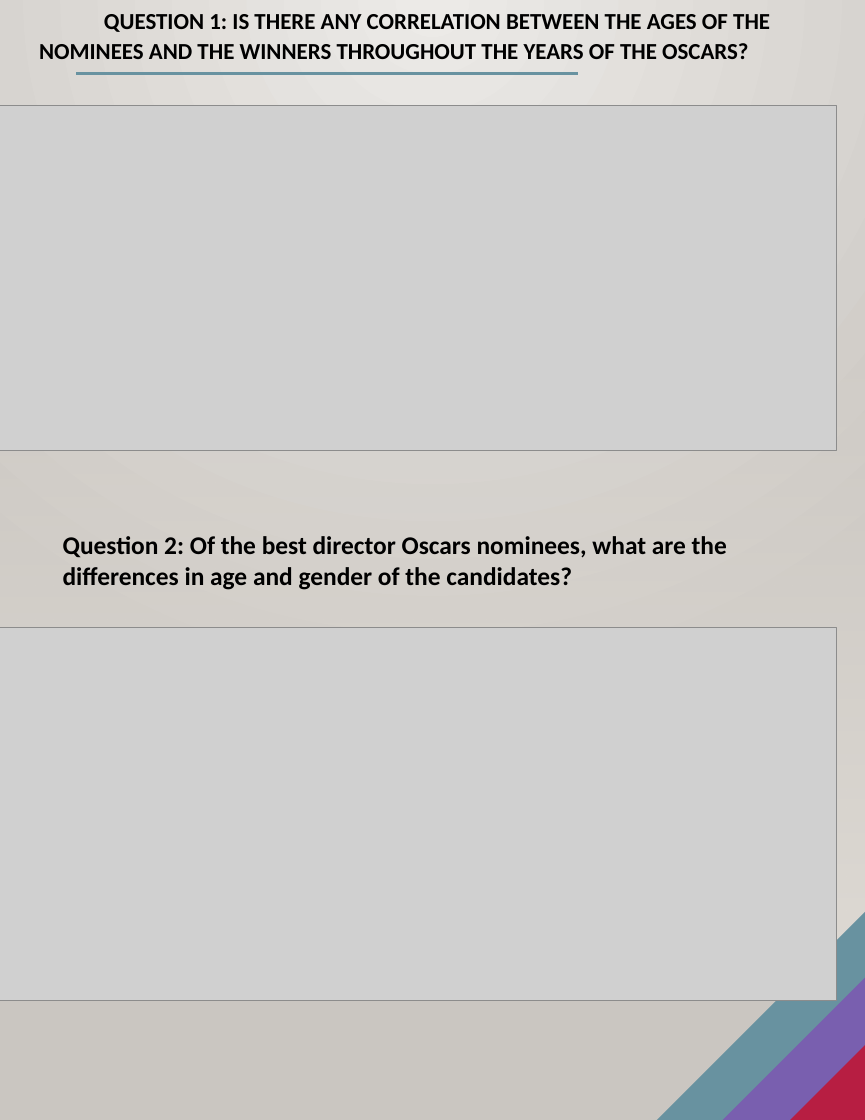
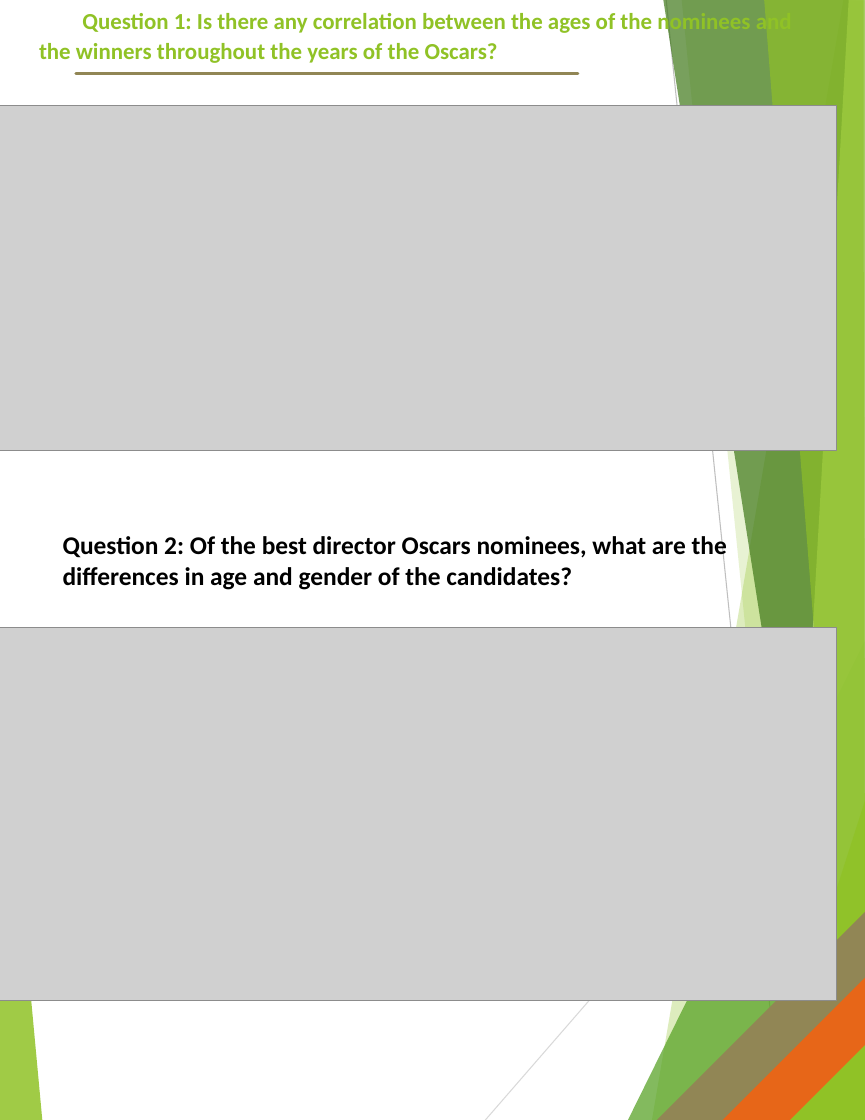
Before and after one commit to newton1021/project1, a slide deck: slide 3 of ANALYZING THE OSCARS.pptx (slide 7 before the commit). Drawn at 865x1120 pixels with LibreOffice and Linux fonts; fonts in the diff are those of the drawing; grey boxes stand for pictures; background and template pictures are left out. Boxes give left, top, right and bottom in pixels: in the first picture for what was removed or moved away, otherwise in the second. Text is boxed around its words. In the diff, an @@ line names an element or a change of style, - is before the commit and + after.

```diff
--- a/ANALYZING THE OSCARS.pptx
+++ b/ANALYZING THE OSCARS.pptx
@@ background gradient #ECEAE7 to #CAC7C1 to #FFFFFF @@
@@ title at (x1=39, y1=10, x2=750, y2=63): text changed; text colour #000000 to #90C226 @@
-QUESTION 1: IS THERE ANY CORRELATION BETWEEN THE AGES OF THE NOMINEES AND THE WINNERS THROUGHOUT THE YEARS OF THE OSCARS?
+Question 1: Is there any correlation between the ages of the nominees and the winners throughout the years of the Oscars?
@@ line (578, 73) - (76, 73): stroke #6892A0 2.25 pt to #918655 2.25 pt @@
@@ rectangle removed at (x1=0, y1=329, x2=865, y2=994) @@
@@ group added at (x1=0, y1=0, x2=865, y2=1120): 8 freeform shapes, 2 lines @@
@@ right triangle at (x1=657, y1=912, x2=865, y2=1119): fill #6892A0 to #918655 @@
@@ right triangle at (x1=723, y1=975, x2=865, y2=1119): fill #795FAF to #E76618 @@
@@ line removed from (0, 996) to (865, 996) @@
@@ right triangle at (x1=791, y1=1042, x2=865, y2=1119): fill #B71E42 to #90C226 @@
```
Also in this commit, not shown: 8 other slides changed, 5 slides removed.
